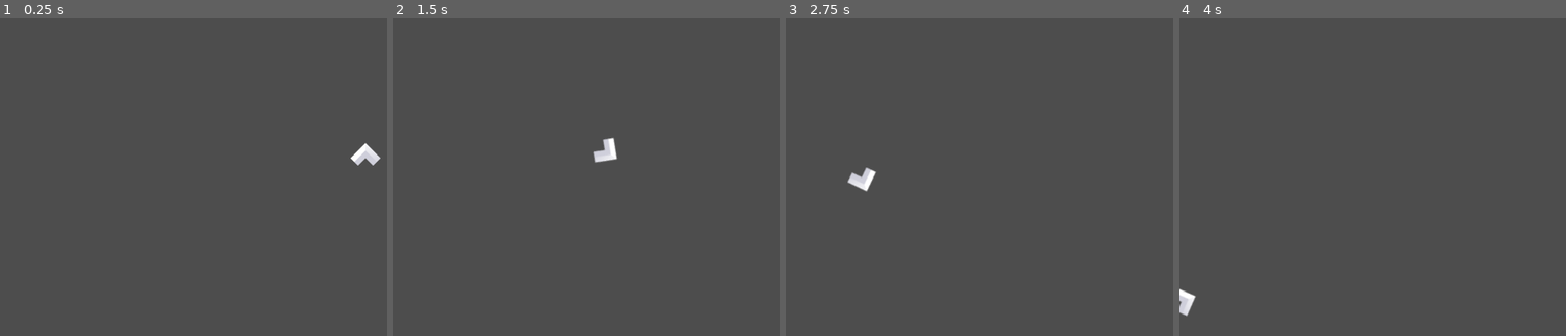
Above: before the commit, frames 1-4 (left to right).
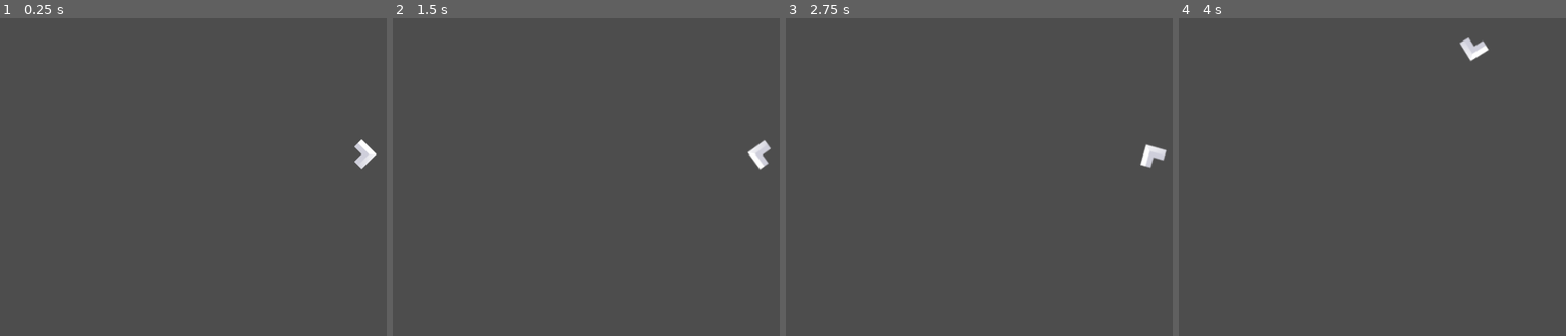
Above: after the commit, the same moments.

Repository: williamthome/backspace
Game: Godot game, scene res://scene/level/main/main_level.tscn
Same seed, same stepped clock (60 frames per second), same inputs: the game is played once before the commit and once after it.
Inputs:
- Up to frame 1 (0.25 s): no input
- Up to frame 2 (1.5 s): tap Enter at 0.5 s; hold Right (rotate_right) 0.53-1.28 s; hold Down (decelerate) 0.53-1.28 s; hold Left (rotate_left) from 1.28 s (still down); tap Down (decelerate) at 1.35 s
- Up to frame 3 (2.75 s): release Left (rotate_left) at 2.03 s; hold Right (rotate_right) from 2.03 s (still down); hold Down (decelerate) from 2.03 s (still down)
- Up to frame 4 (4 s): release Right (rotate_right) at 2.78 s; release Down (decelerate) at 2.78 s; hold Up (accelerate) 2.78-3.53 s; tap Down (decelerate) at 2.85 s; hold Left (rotate_left) from 3.53 s (still down); hold Down (decelerate) from 3.53 s (still down)

The runs differ from the first frame. In frame 1, 0.3% of the frame differs, in the area x 90-99%, y 38-48%; in frame 2, 0.6%; in frame 3, 0.6%, in the area x 15-99%, y 39-55%; in frame 4, 0.6%.

Commit message:
feat: acceleration

Diff:
--- a/scene/player/player.gd
+++ b/scene/player/player.gd
@@ -1,8 +1,13 @@
 extends CharacterBody2D
 
 
-@export var speed = 300
-@export var rotation_speed = 4.0
+@export var max_speed = 500
+@export var acceleration = 500
+@export var deceleration = 500
+@export var friction = 100
+@export var rotation_speed = 6
+
+var speed = 0
 
 
 # Called when the node enters the scene tree for the first time.
@@ -16,9 +21,19 @@
 	var decelerate_str = Input.get_action_strength("decelerate")
 	var rotate_left_str = Input.get_action_strength("rotate_left")
 	var rotate_right_str = Input.get_action_strength("rotate_right")
-	var velocity_str = decelerate_str - accelerate_str
+
+	var velocity_str = accelerate_str - decelerate_str
 	var rotation_str = rotate_right_str - rotate_left_str
-	var direction = Vector2(sin(rotation) * -1, cos(rotation))
-	velocity = direction * speed * velocity_str
+	var direction = Vector2(cos(rotation), sin(rotation))
+
+	if velocity_str == 0:
+		speed = max(0, speed - (delta * friction))
+	elif velocity_str > 0:
+		speed = max(0, min(max_speed, speed + ((acceleration - friction) * velocity_str * delta)))
+	elif velocity_str < 0:
+		speed = max(0, speed - ((deceleration - friction) * delta))
+
+	velocity = direction * speed
 	rotation += rotation_str * rotation_speed * delta
+
 	move_and_slide()
--- a/scene/player/player.tscn
+++ b/scene/player/player.tscn
@@ -7,4 +7,5 @@
 script = ExtResource("1_pqh2y")
 
 [node name="Sprite2D" type="Sprite2D" parent="."]
+rotation = 1.5708
 texture = ExtResource("2_3eyw2")
